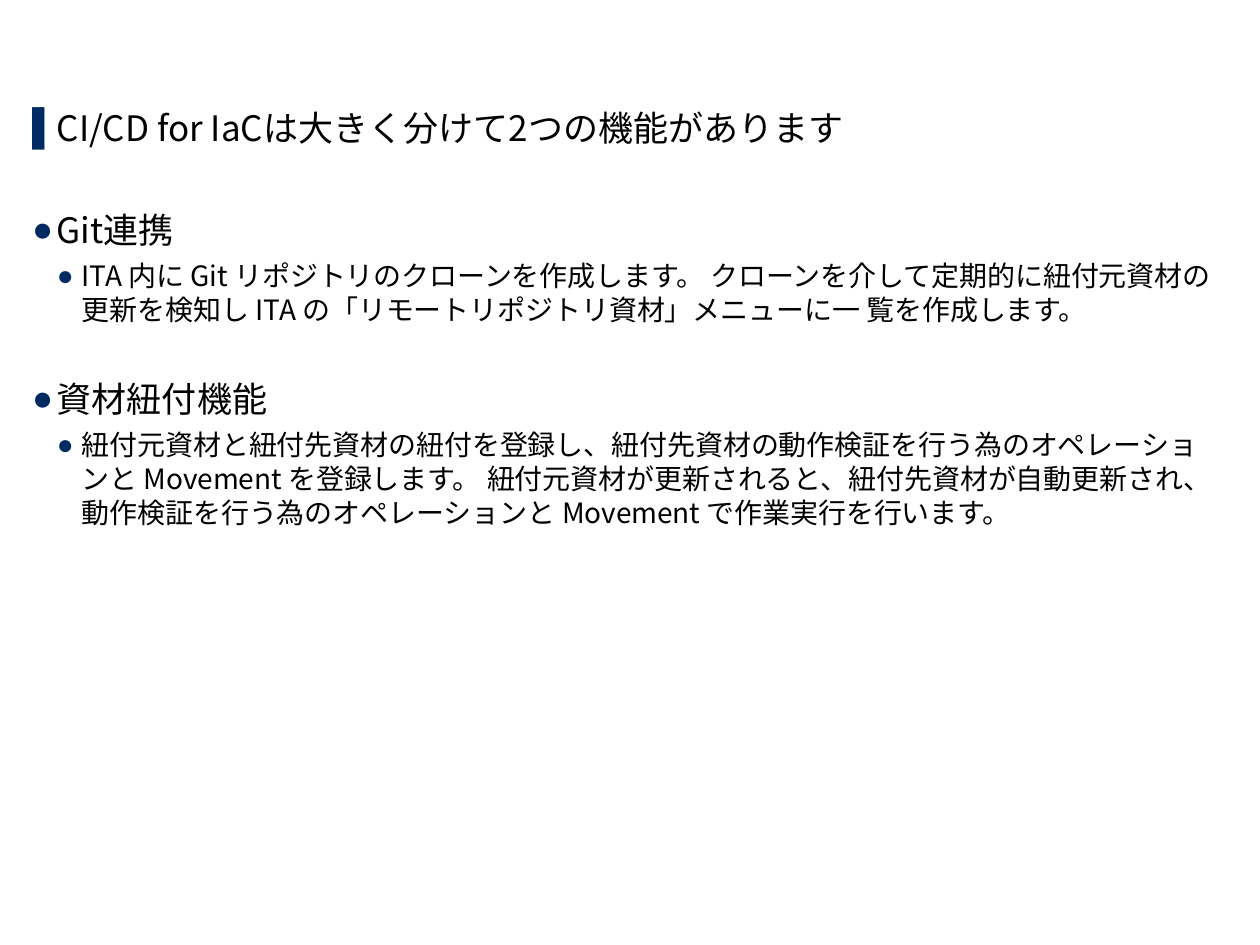
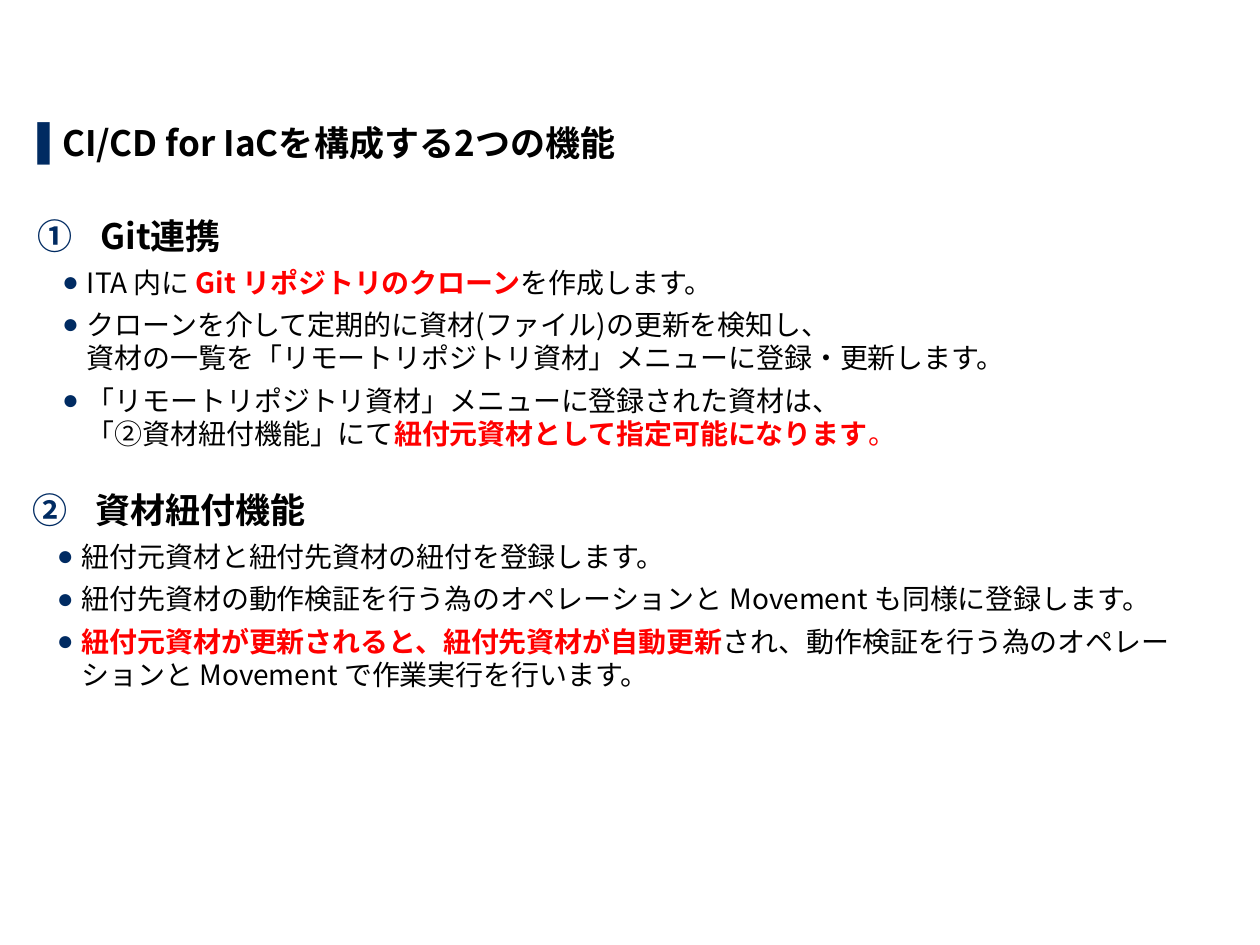
Before and after one commit to exastro-suite/it-automation-docs, a slide deck: slide 7 of asset/Learn_ja/ITA-CICD_for_lac_ja.pptx. Drawn at 1260x945 pixels with LibreOffice and Linux fonts; fonts in the diff are those of the drawing; background and template pictures are left out. Boxes give left, top, right and bottom in pixels: in the first picture for what was removed or moved away, otherwise in the second. Text is boxed around its words. In the diff, an @@ line names an element or a change of style, - is before the commit and + after.

```diff
--- a/asset/Learn_ja/ITA-CICD_for_lac_ja.pptx
+++ b/asset/Learn_ja/ITA-CICD_for_lac_ja.pptx
@@ text "CI/CD for IaCを構成する2つの機能": place and size @@
-text "CI/CD for IaCを構成する2つの機能" at <box>57,111,1211,526</box>
+text "CI/CD for IaCを構成する2つの機能" at <box>62,126,1005,447</box>
@@ text at <box>62,126,616,163</box>: text changed; bold on @@
-▌ CI/CD for IaCは大きく分けて2つの機能があります
+▌ CI/CD for IaCを構成する2つの機能
@@ text at <box>100,219,221,252</box>: bold on in "Git連携"; bullet ● to circleNumDbPlain @@
@@ text at <box>87,268,1005,447</box>: text changed @@
-  ● ITA 内に Git リポジトリのクローンを作成します。 クローンを介して定期的に紐付元資材の更新を検知し ITA の「リモートリポジトリ資材」メニューに一 覧を作成します。
-● 資材紐付機能
-  ● 紐付元資材と紐付先資材の紐付を登録し、紐付先資材の動作検証を行う為のオペレーションと Movement を登録します。 紐付元資材が更新されると、紐付先資材が自動更新され、動作検証を行う為のオペレーションと Movement で作業実行を行います。
+  ● ITA 内に Git リポジトリのクローンを作成します。
+  ● クローンを介して定期的に資材(ファイル)の更新を検知し、
+    資材の一覧を「リモートリポジトリ資材」メニューに登録・更新します。
+  ● 「リモートリポジトリ資材」メニューに登録された資材は、
+    「②資材紐付機能」にて紐付元資材として指定可能になります。
@@ text added at <box>82,493,1170,688</box>, 16 pt, text #000000 @@
+2. 資材紐付機能
+  ● 紐付元資材と紐付先資材の紐付を登録します。
+  ● 紐付先資材の動作検証を行う為のオペレーションと Movement も同様に登録します。
+  ● 紐付元資材が更新されると、紐付先資材が自動更新され、動作検証を行う為のオペレーションと Movement で作業実行を行います。
```
Also in this commit, not shown: 9 other slides changed, 1 slide added, 3 other files.
